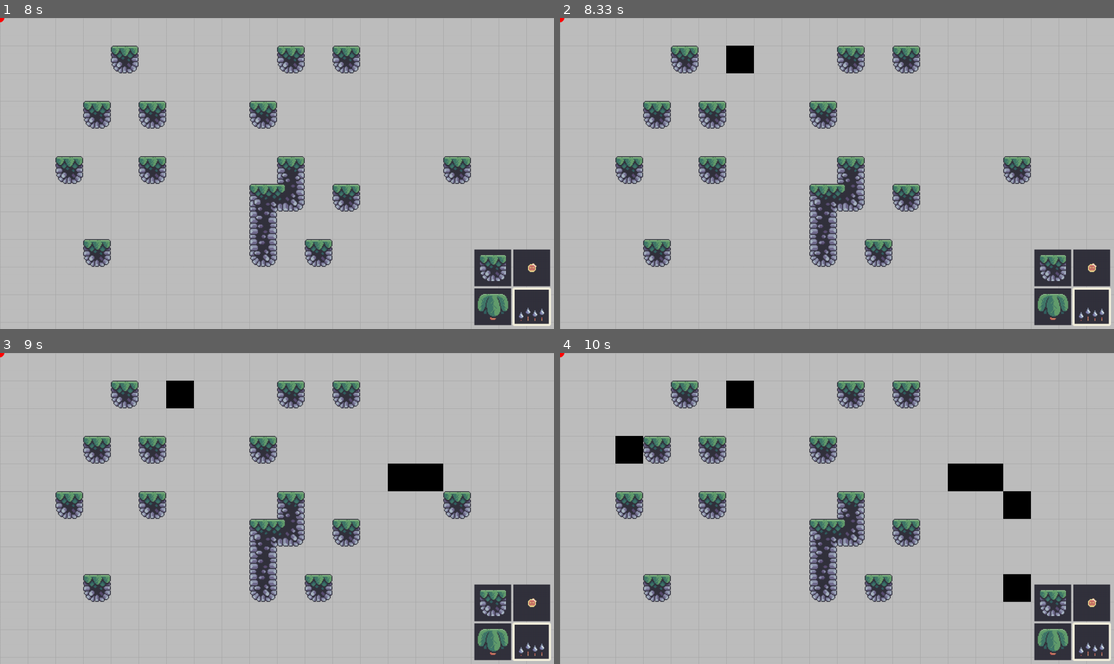
Above: before the commit, frames 1-4 (two rows, left to right).
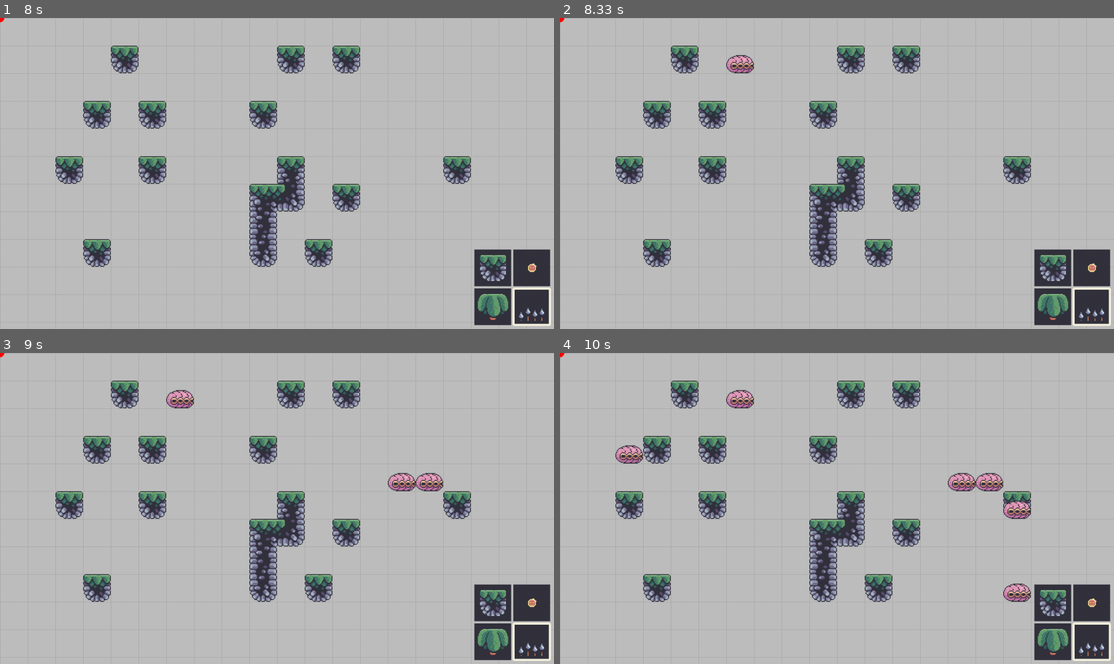
Above: after the commit, the same moments.

Repository: WKlee0607/pygame_pj
Game: pygame game, started from Mario_Game/00_start_code/main.py
The game is run twice, just before and just after one commit, with the same random seed, the same clock (stepped at 60 frames per second) and the same inputs.
Inputs (mouse positions are in pixels of both pictures, inside the frame that each line leads up to):
- Up to frame 1 (8 s): click (277, 173) at 0.38 s; click (254, 185) at 0.72 s; click (454, 164) at 1.05 s; click (277, 195) at 1.38 s; click (144, 176) at 1.72 s; click (332, 241) at 2.05 s; click (105, 126) at 2.38 s; click (105, 245) at 2.72 s; click (360, 64) at 3.05 s; click (481, 282) at 3.38 s; click (343, 201) at 3.72 s; click (132, 58) at 4.05 s; click (288, 67) at 4.38 s; click (144, 111) at 4.72 s; click (77, 164) at 5.05 s; click (249, 254) at 5.38 s; click (277, 210) at 6.22 s; click (260, 120) at 6.55 s; click (487, 291) at 6.88 s; hold Left from 7.67 s (still down)
- Up to frame 2 (8.33 s): release Left at 8.2 s; click (748, 70) at 8.28 s
- Up to frame 3 (9 s): click (387, 483) at 8.62 s; click (421, 480) at 8.95 s
- Up to frame 4 (10 s): click (1030, 589) at 9.28 s; click (626, 440) at 9.62 s; click (1008, 502) at 9.95 s

Frame 1 is identical in both runs. In frame 2, 0.4% of the frame differs, in the area x 30-35%, y 8-18%; in frame 3, 1.3%; in frame 4, 2.7%, in the area x 10-85%, y 8-81%.

Commit message:
draw coin and enemy tiles
draw coin and enemy tiles

Diff:
--- a/Mario_Game/00_start_code/editor.py
+++ b/Mario_Game/00_start_code/editor.py
@@ -36,7 +36,7 @@
         self.menu = Menu()
 
     # support
-    def get_current_cell(self):
+    def  get_current_cell(self):
         distance_to_origin = vector(mouse_pos()) - self.origin
 
         if distance_to_origin.x > 0:
@@ -203,15 +203,19 @@
 
             # coins
             if tile.coin:
-                test_surf = pygame.Surface((TILE_SIZE,TILE_SIZE))
-                test_surf.fill("yellow")
-                self.screen.blit(test_surf, pos)
+                frames = self.animations[tile.coin]['frames']
+                index = int(self.animations[tile.coin]['frame index'])
+                surf = frames[index]
+                rect = surf.get_rect(center = (pos.x + (TILE_SIZE)//2, pos.y + (TILE_SIZE)//2))
+                self.screen.blit(surf, rect)
 
             # enemies
             if tile.enemy:
-                test_surf = pygame.Surface((TILE_SIZE,TILE_SIZE))
-                test_surf.fill("black")
-                self.screen.blit(test_surf, pos)
+                frames = self.animations[tile.enemy]['frames']
+                index = int(self.animations[tile.enemy]['frame index'])
+                surf = frames[index]
+                rect = surf.get_rect(midbottom = (pos.x + TILE_SIZE//2, pos.y + TILE_SIZE))
+                self.screen.blit(surf, rect)
 
     # update
     def run(self,dt):
